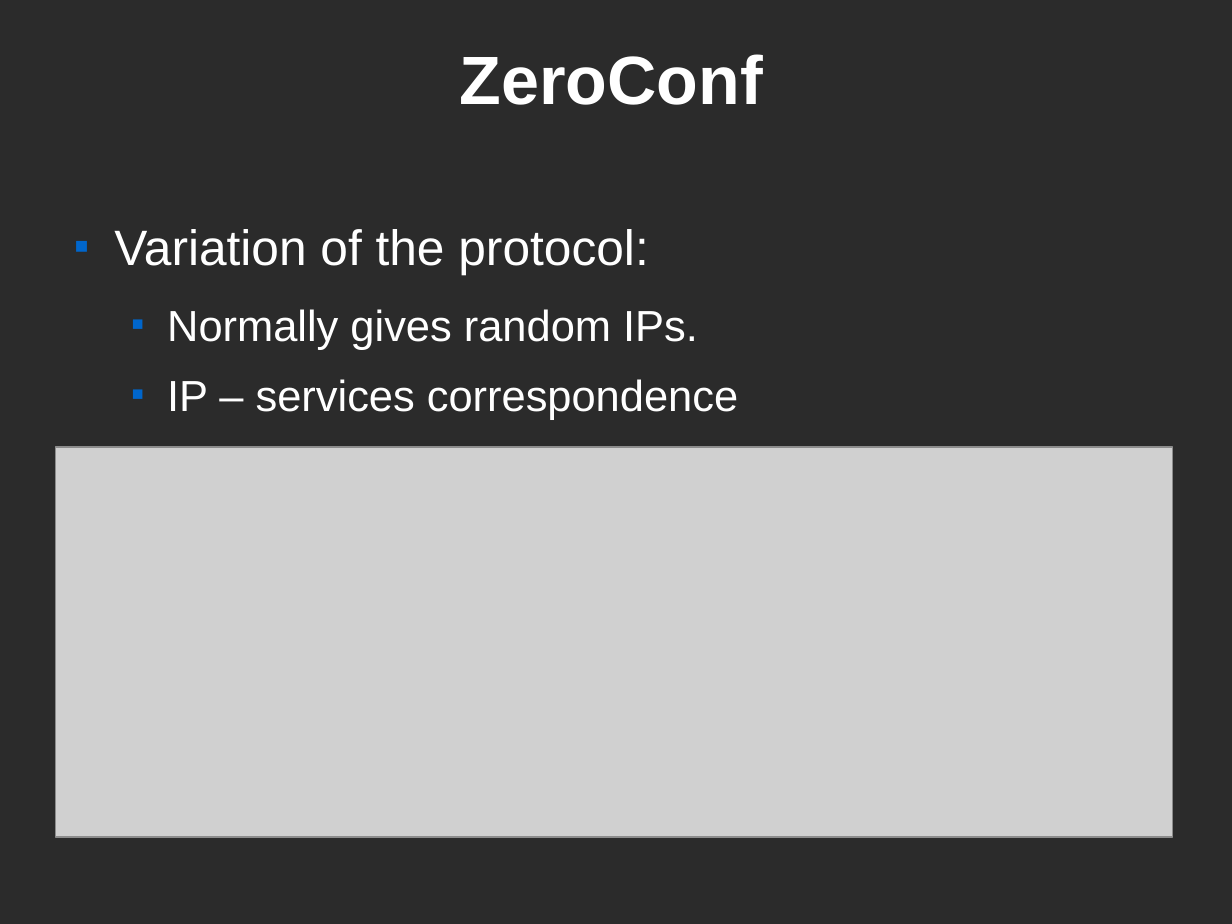
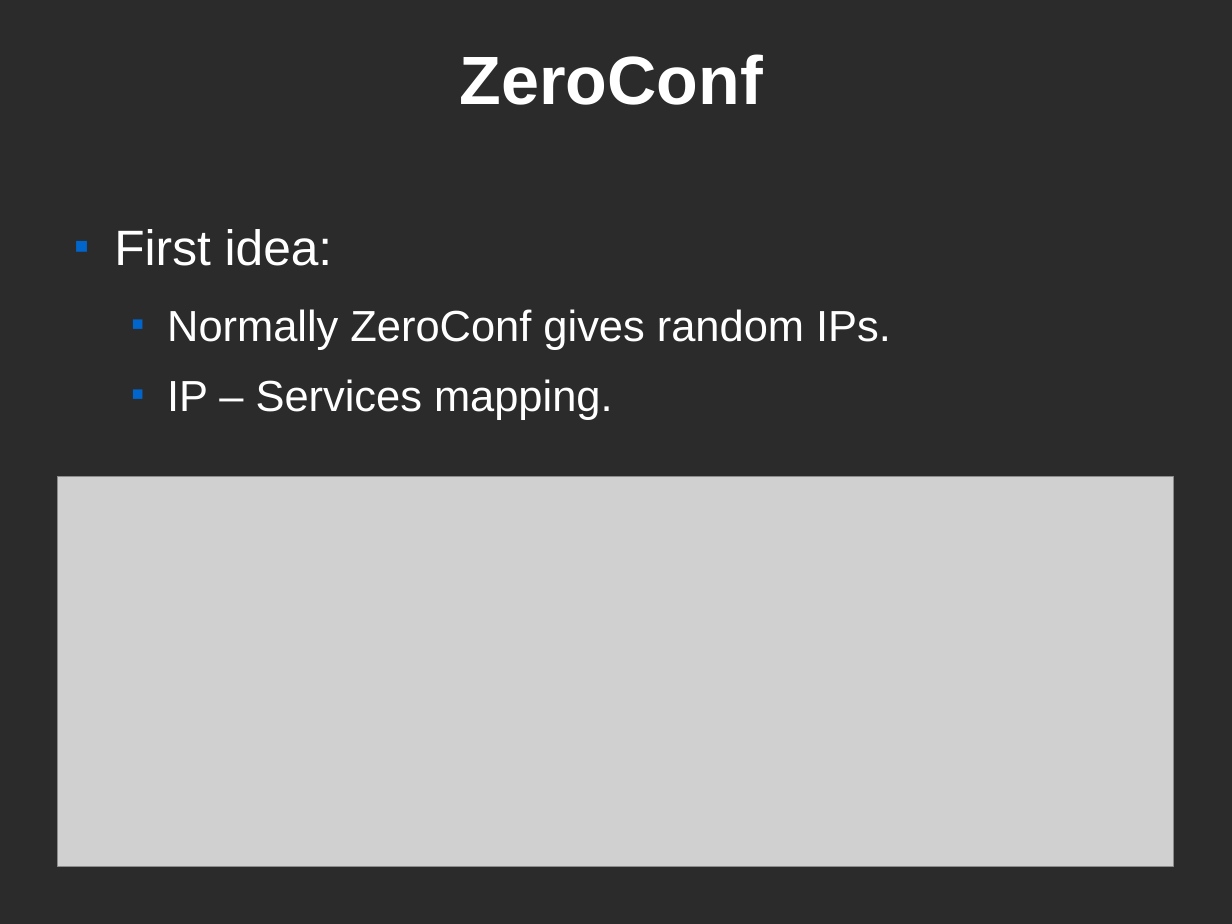
Before and after one commit to CEID-DS/cbox, a slide deck: slide 18 of doc/fosscomm/fosscomm_finalv1.odp. Drawn at 1232x924 pixels with LibreOffice and Linux fonts; fonts in the diff are those of the drawing; grey boxes stand for pictures; background and template pictures are left out; a plain dark background stands for a picture behind light text. Boxes give left, top, right and bottom in pixels: in the first picture for what was removed or moved away, otherwise in the second. Text is boxed around its words. In the diff, an @@ line names an element or a change of style, - is before the commit and + after.

Commit message:
updating ZeroConf part in final presentation

```diff
--- a/doc/fosscomm/fosscomm_finalv1.odp
+++ b/doc/fosscomm/fosscomm_finalv1.odp
@@ text at [114,229,891,420]: text changed @@
-■ Variation of the protocol:
-  ■ Normally gives random IPs.
-  ■ IP – services correspondence
+■ First idea:
+  ■ Normally ZeroConf gives random IPs.
+  ■ IP – Services mapping.
@@ picture: place and size @@
-picture at [56,447,1173,837]
+picture at [57,476,1174,866]
```
Also in this commit, not shown: 9 other slides changed, 1 other file.
